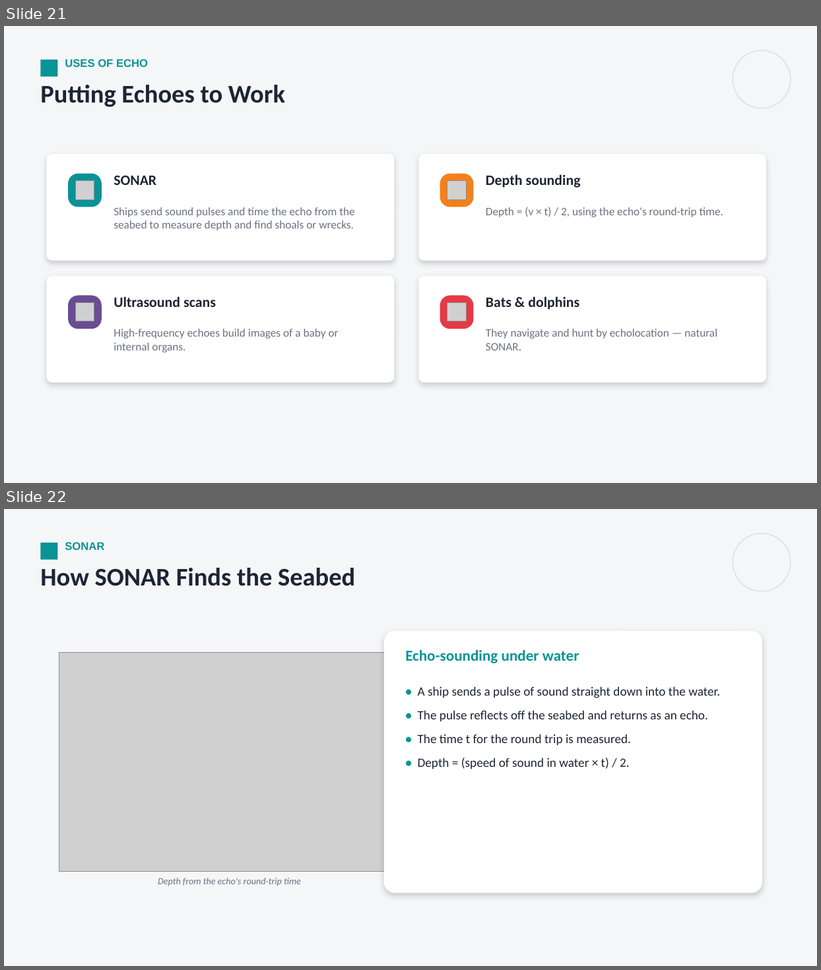
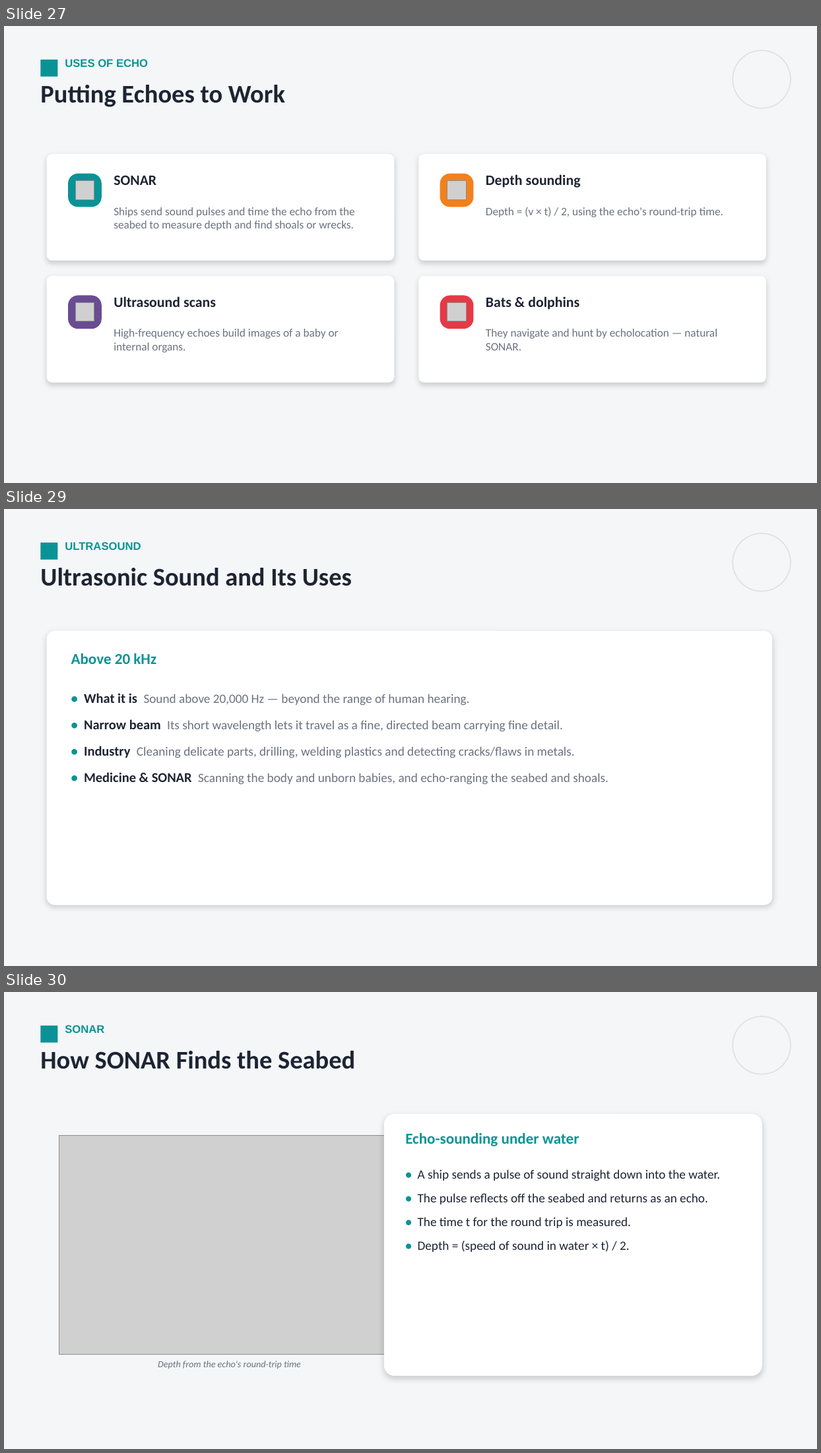
Before and after one commit to parmeshwars2911/MyFirstAR, a slide deck: ppt/Grade10/G10_S62_Sound_1.pptx. Shown one above the other, each under a label of ours: slides 21 and 22 before the commit, slides 27, 29 and 30 after it; the slides between them are not shown. The pictures are 821x970 and 821x1453 pixels, drawn with LibreOffice and Linux fonts; fonts in the diff are those of the drawing; grey boxes stand for pictures. Boxes give left, top, right and bottom in pixels: in the first picture for what was removed or moved away, otherwise in the second. Text is boxed around its words. In the diff, an @@ line names an element or a change of style, - is before the commit and + after.

```diff
--- a/ppt/Grade10/G10_S62_Sound_1.pptx
+++ b/ppt/Grade10/G10_S62_Sound_1.pptx
@@ slide 29 added at (4,509,817,966), background #F4F6F8 @@
@@ rectangle added at (40,543,57,560), fill #0A9396 @@
@@ text added at (65,542,141,550), 13 pt, text #0A9396, bold @@
+ULTRASOUND
@@ ellipse added at (733,533,791,591), outline #DDE2E8 1.25 pt @@
@@ text added at (40,568,352,586), 30 pt, text #1D2433, bold @@
+Ultrasonic Sound and Its Uses
@@ rounded rectangle added at (47,631,773,906), fill #FFFFFF @@
@@ text added at (71,653,156,664), 18 pt, text #0A9396, bold @@
+Above 20 kHz
@@ text added at (84,693,609,785), 15 pt, text #6B7280 @@
+• What it is Sound above 20,000 Hz — beyond the range of human hearing.
+• Narrow beam Its short wavelength lets it travel as a fine, directed beam carrying fine detail.
+• Industry Cleaning delicate parts, drilling, welding plastics and detecting cracks/flaws in metals.
+• Medicine & SONAR Scanning the body and unborn babies, and echo-ranging the seabed and shoals.
@@ what was slide 21 is now slide 27 @@
@@ what was slide 22 is now slide 30 @@
```
Also in this commit, not shown: 1 slide changed, 7 other slides added, 2 other files.
